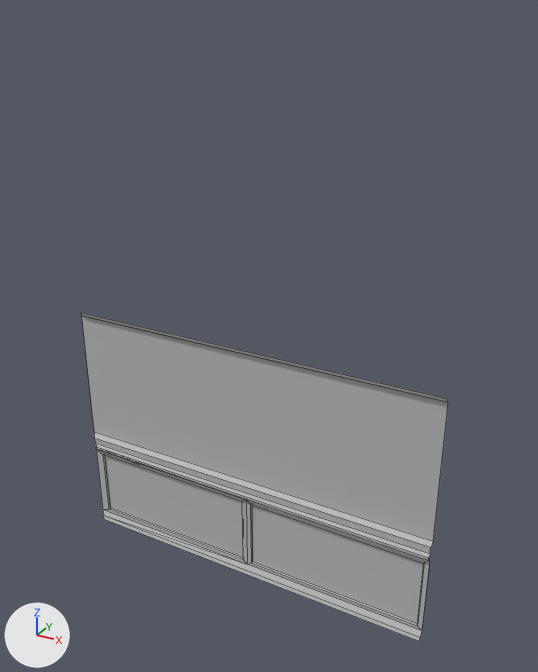
Before and after pictures for a commit that changed the FBX model Unfinished Business/Assets/Models/Foyer Objects/Foyer Structure/wall1.fbx.
The view is the same before and after, from a 50 mm camera at (5.09, -8.36, 6.51) aimed at (0.35, 0.24, 2.2). Arrows for +X, +Y and +Z are at lower left; the lights stay in place. Mesh edges are drawn as thin lines. Where no turn or scale is listed for an object, it has been applied to the vertices.

In view in the first picture: 'room_detectiveoffice:pCube4'.
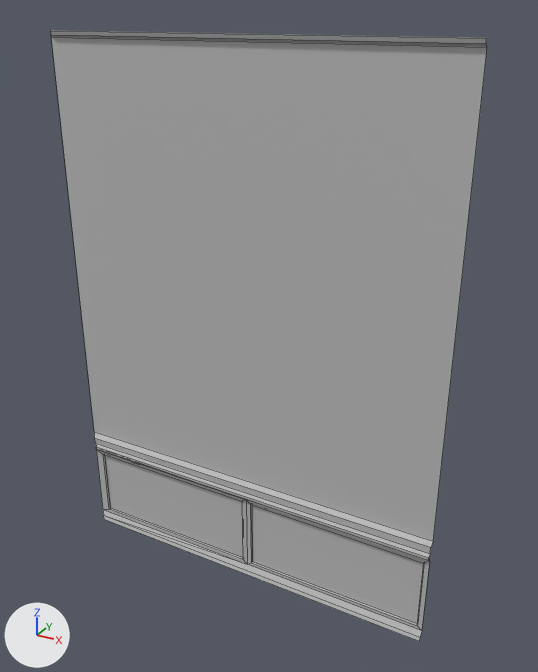
The newer file is also turned or shifted as a whole; pictures and numbers use the older file's frame.

Pixel boxes (x1, y1, x2, y2) of what changed, in the pictures (538 x 672 px; the box of a moved part takes in the faces that stretch with it):
'room_detectiveoffice:pCube4', reshaped (19% wider, 86% taller)
    before: (82, 313, 448, 642)
    after: (51, 30, 487, 642)
part 1 of me_mesh, moved or reshaped
    before: (82, 313, 448, 412)
    after: (51, 30, 487, 412)

The change, as a diff of the scene's bpy script:
```diff
--- a/Unfinished Business/Assets/Models/Foyer Objects/Foyer Structure/wall1.fbx.py
+++ b/Unfinished Business/Assets/Models/Foyer Objects/Foyer Structure/wall1.fbx.py
@@ me_mesh @@
 me_mesh.from_pydata(...)  # 44 vertices, 31 faces; spans x -3.05..3.05, y -0.08..0.08, z -2.0..2.0
 # used by ob_room_detectiveoffice_pcube4; location = (0.0, 0.0, 0.0)
 # before: 10 (-3.05, 0.08, 1.91) at pixel (81, 315), 11 (-2.99, 0.02, 1.95) at pixel (81, 315), 12 (-2.98, 0.0, 2.0) at pixel (81, 312), 23 (3.05, 0.08, 1.91) at pixel (448, 402), 24 (3.05, 0.02, 1.95) at pixel (447, 401)
 # before: 25 (3.05, 0.0, 2.0) at pixel (447, 398)
+# me_mesh part 1
+for i in [10, 11, 12, 23, 24, 25]: me_mesh.vertices[i].co += Vector((0.0, 0.0, 4.23))
 me_mesh.materials.append(mat_lambert2)
```
